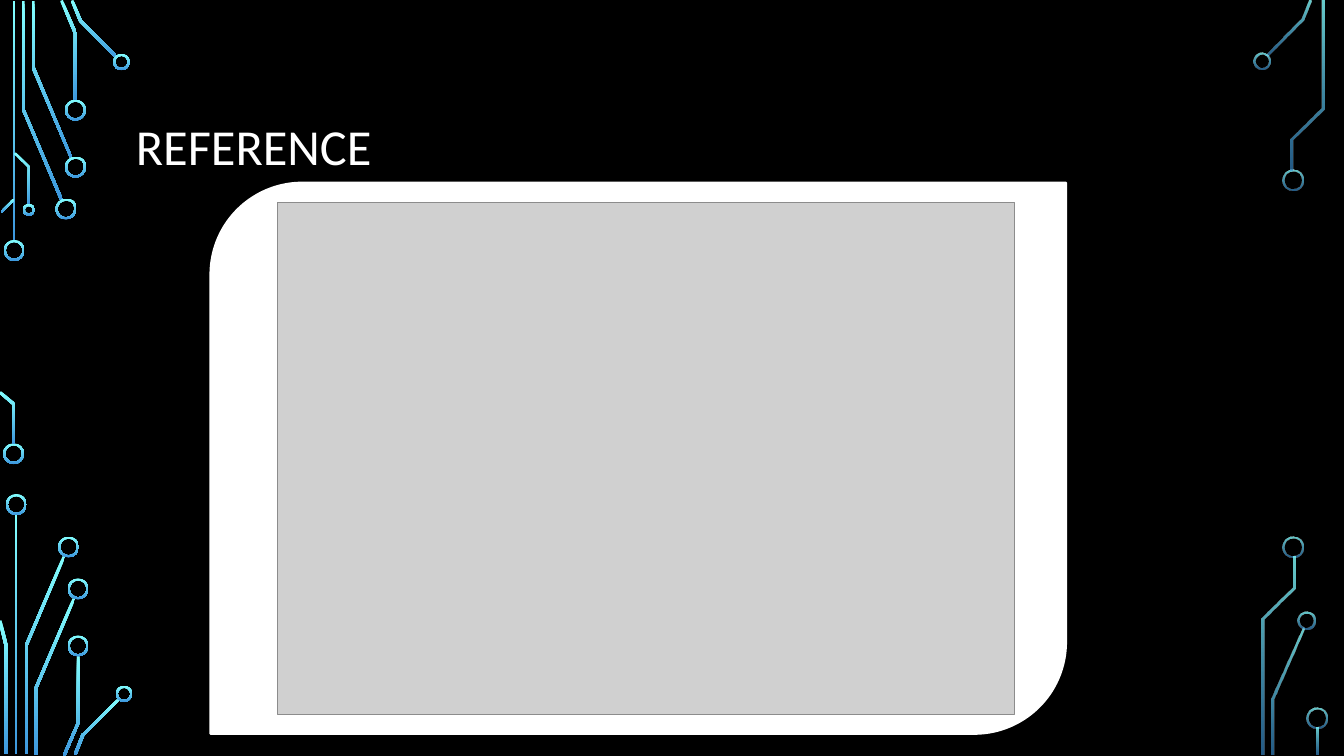
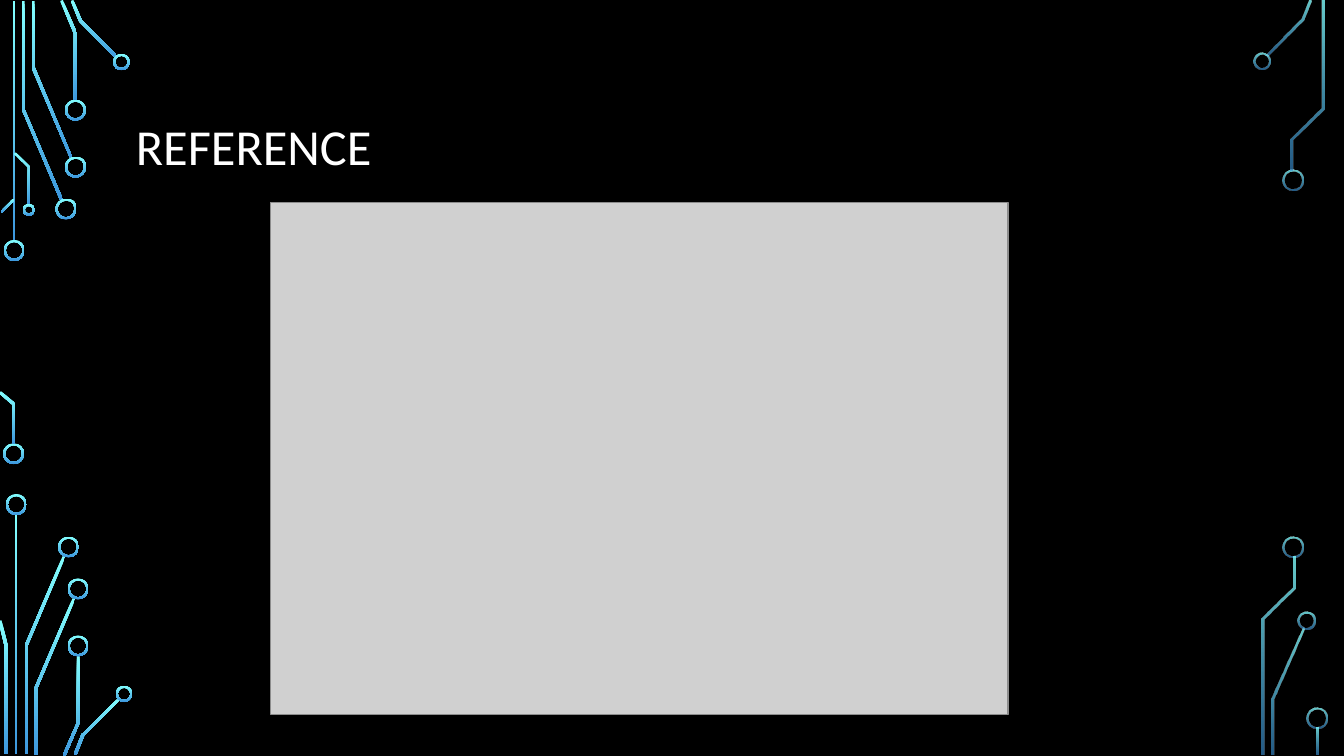
Before and after one commit to hunaidhanfee/solvelt, a slide deck: slide 2 of Docs/Solvelt.pptx. Drawn at 1344x756 pixels with LibreOffice and Linux fonts; fonts in the diff are those of the drawing; grey boxes stand for pictures; background and template pictures are left out. Boxes give left, top, right and bottom in pixels: in the first picture for what was removed or moved away, otherwise in the second. Text is boxed around its words. In the diff, an @@ line names an element or a change of style, - is before the commit and + after.

```diff
--- a/Docs/Solvelt.pptx
+++ b/Docs/Solvelt.pptx
@@ round diag rect removed at (x1=211, y1=182, x2=1067, y2=734) @@
@@ picture moved from (x1=278, y1=203, x2=1015, y2=715) to (x1=271, y1=203, x2=1008, y2=715) @@
```
Also in this commit, not shown: 3 other slides changed, 5 slides added.
